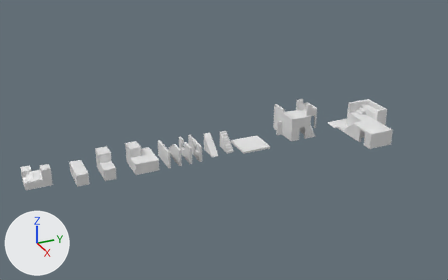
An edit to the Blender file Assets/Art/Models/PlaygroundMap.blend, drawn before and after from the same camera.
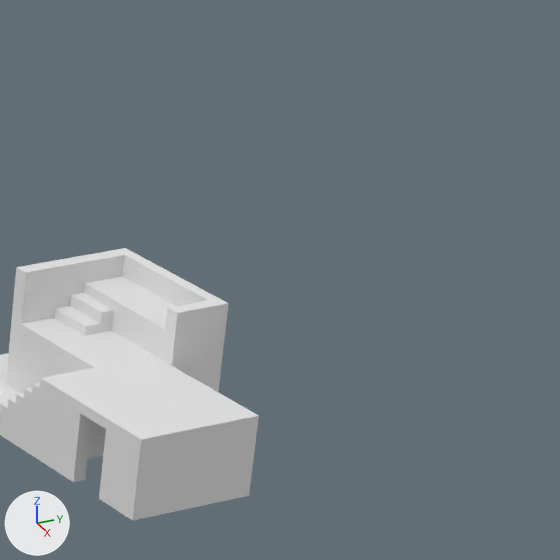
Old and new are each drawn whole from a 50 mm camera at (95.7, -46.6, 48.0) aimed at (1.8, -4.4, 1.1) and again close up on the part from 77% to 100% of the width and 19% to 56% of the height. Every picture has the same lights, and +X, +Y and +Z are marked at lower left.

The older version as bpy lines, for what is in view:
```python
me_cube_014 = bpy.data.meshes.new('Cube.014')
me_cube_014.from_pydata(...)  # 356 vertices, 334 faces; spans x -5.57..8.2, y -1.0..3.98, z -2.04..5.86
ob_house2 = bpy.data.objects.new('House2', me_cube_014)
ob_house2.location = (6.7, 21.94, 0.0)
ob_house2.rotation_euler = (1.571, 0.0, 3.142)  # degrees (90, 0, 180)
```
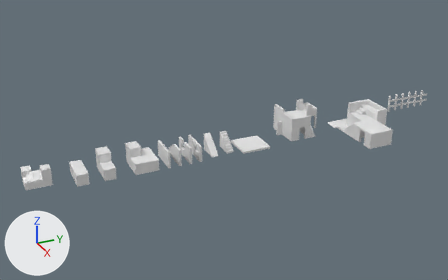
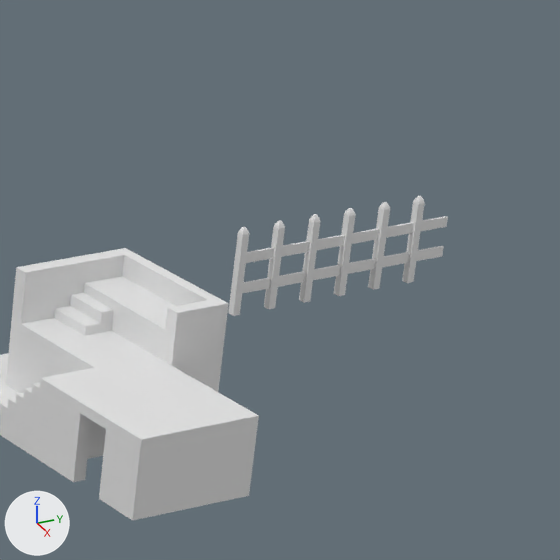
Commit message: better map

The change in detail:
Mesh me_cube is new.
It has 96 vertices, 94 faces and spans x -0.15..0.15, y -0.23..3.29, z -1.52..0.15.
Object 'Fence' (ob_fence) is new; it shows me_cube.
Its location is (0.0, 33.93, 0.0).
Its rotation in degrees is (90, 0, 0).
It gains a ARRAY modifier named 'Array'.
Modifier setting: count = 6.
Modifier setting: relative_offset_displace = (0.0, 0.0, -1.0).

Changed parts and their boxes (x1, y1, x2, y2) in the close-ups (560 x 560 px):
'Fence', added: after (228, 196, 448, 316)
